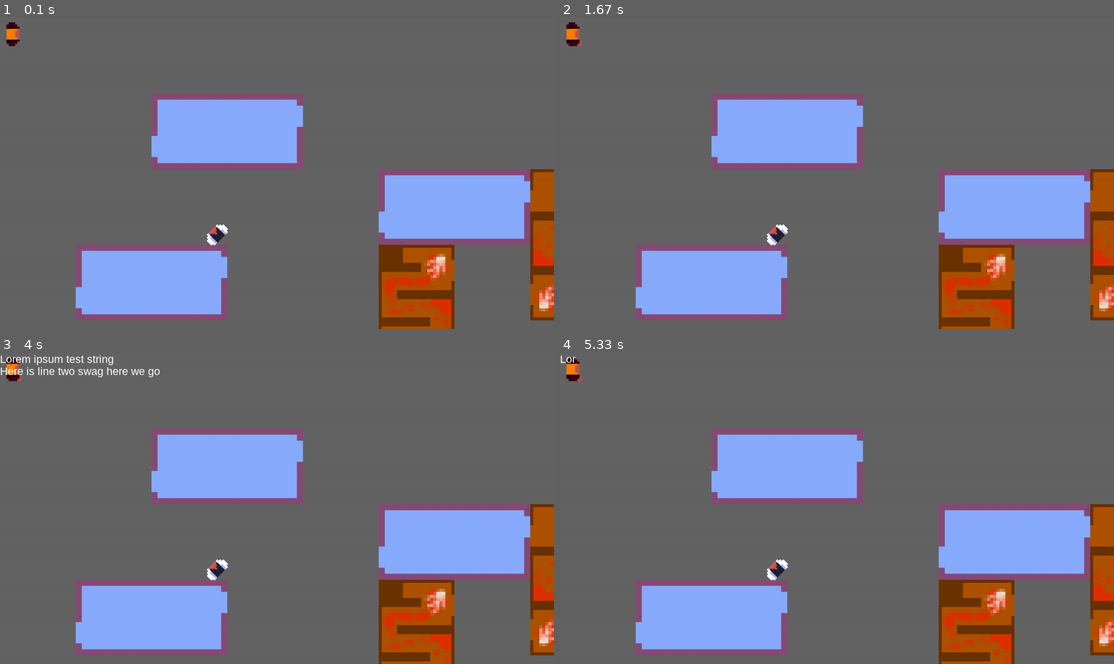
Above: before the commit, frames 1-4 (two rows, left to right).
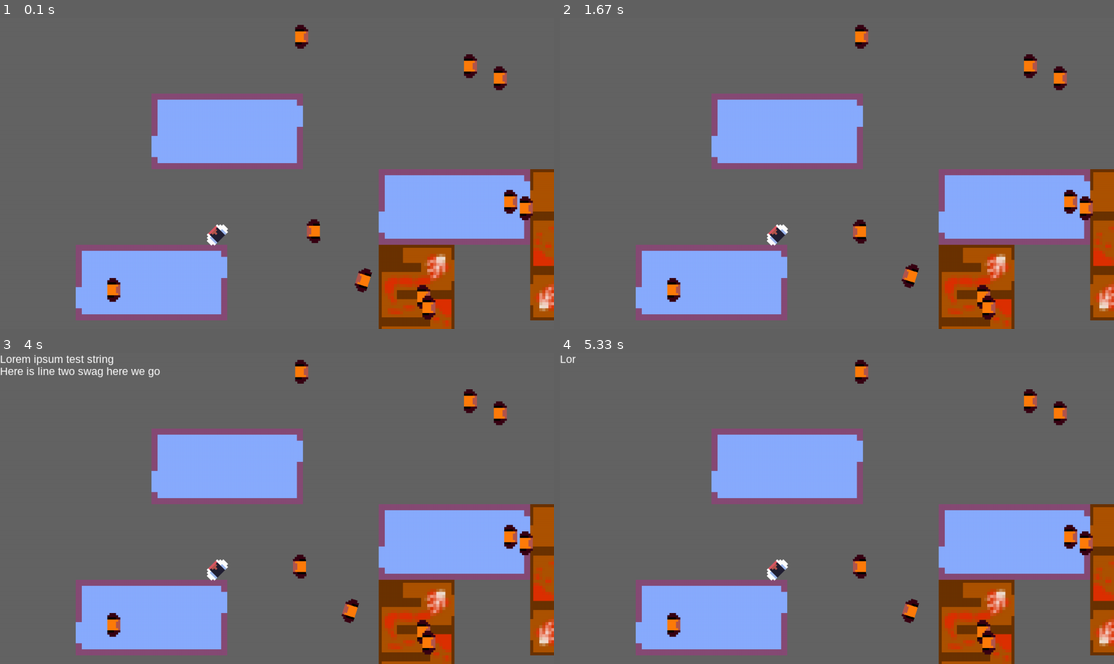
Above: after the commit, the same moments.

Repository: LeanHydra84/PyGames-2023
Game: pygame game, started from main.py
Same seed, same stepped clock (60 frames per second), same inputs: the game is played once before the commit and once after it.
Inputs (mouse positions are in pixels of both pictures, inside the frame that each line leads up to):
- Up to frame 1 (0.1 s): no input
- Up to frame 2 (1.67 s): tap J at 0.33, 0.73, 1.03, 1.23 s; hold D 0.67-1.13 s; hold W 1.17-1.47 s
- Up to frame 3 (4 s): click (144, 511) at 2.05 s; hold S 2.9-3.2 s; tap J at 2.97, 3.3, 3.6 s; hold A 3.23-3.63 s; click (105, 580) at 3.72 s
- Up to frame 4 (5.33 s): hold W 4-4.37 s; move the mouse to (920, 399) at 4.03 s; tap J at 4.07, 5.13 s; hold S from 5.07 s (still down)

The runs differ from the first frame. In frame 1, 1.8% of the frame differs, in the area x 1-97%, y 1-98%; in frame 2, 1.8%; in frame 3, 1.8%; in frame 4, 1.8%.

Commit message:
Super hacky line of sight targeting!!!!

Diff:
--- a/assets/hallmonitor.json
+++ b/assets/hallmonitor.json
@@ -2,7 +2,7 @@
     {
         "path": "assets\\shespriteonmy\\hallmonitor1.png",
         "dim": [2, 0],
-        "frames": 10,
+        "frames": 25,
         "transition": 0
     }
 ]
--- a/character/enemy.py
+++ b/character/enemy.py
@@ -1,6 +1,9 @@
 import pygame
 import rendering.stategraph as graph
 import character.feet as feet
+
+detectRange = 450**2
+splits = 32
 
 class HallMonitor(pygame.sprite.Sprite):
     def __init__(self, resources, rsFeet, state):
@@ -12,12 +15,26 @@
         self.image: pygame.Surface = None
         self.rect: pygame.Rect = None
 
+        self.speed = 2.1
+
         self.rotation = 0
-        self.position = pygame.Vector2(0, 0)
+        self.position = pygame.Vector2(100, 100)
 
-    def ai_tick(self):
+    # Suuuuper hacky line-of-sight pathing. Checks n (n=splits) points along line between self and player for colliders
+    def can_see_point(self, point: pygame.Vector2, map) -> bool:
+        direction = (point - self.position).normalize() * (self.position.distance_to(point) / splits)
+        for i in range(splits - 1):
+            if not map.get_collision_at_point(self.position + i * direction):
+                return False
+        return True
 
-        pass
+    def ai_tick(self, state):
+        targetPos: pygame.Vector2 = state.player.position
+
+        if self.position.distance_squared_to(targetPos) < detectRange and self.can_see_point(targetPos, state.map):
+            mov = (targetPos - self.position).normalize()
+            self.position += mov * self.speed
+            self.rotation = -(targetPos - self.position).as_polar()[1]
 
     def update(self, state):
 
@@ -29,11 +46,10 @@
         self.rect = self.image.get_rect()
 
         # AI TICK
-        self.ai_tick()
+        self.ai_tick(state)
 
         # Position
-        self.rect.x = self.position.x
-        self.rect.y = self.position.y
+        self.rect.center = self.position
 
 # DEPRECATED
 def create_enemy_hallmonitor_test(scale):
--- a/main.py
+++ b/main.py
@@ -7,6 +7,8 @@
 from rendering.layerManager import LayerManager
 from capture.menu import build_pause_menu
 from capture.textbox import Textbox
+
+import random as rand
 
 SCREENSIZE = (1280, 720)
 backgroundColor = pygame.Color(100, 100, 100, 255)
@@ -27,12 +29,23 @@
     def togglepause(self):
         self.paused = not self.paused
 
+def init_enemy(layersObj, state):
+    pos = pygame.Vector2(rand.randint(0, SCREENSIZE[0]), rand.randint(0, SCREENSIZE[1]))
+    en = HallMonitor(state.RESOURCES.HALLMONITOR, state.RESOURCES.FEET, state)
+    en.position = pos
+
+    layersObj.add_to("Enemies", en)
+    layersObj.add_to("Feet", en.feet)
+
 def main():
     pygame.init()
 
     state = State()
 
     screen = pygame.display.set_mode(SCREENSIZE)
+
+    state.DEBUGSCREEN = screen
+
     clock = pygame.time.Clock()
     pygame.display.set_caption("School Game")
 
@@ -46,22 +59,24 @@
 
     state.player = Player(state.RESOURCES.PLAYER, state.RESOURCES.FEET)
 
-    enemy1 = HallMonitor(state.RESOURCES.HALLMONITOR, state.RESOURCES.FEET, state)
+    #enemy1 = HallMonitor(state.RESOURCES.HALLMONITOR, state.RESOURCES.FEET, state)
 
     layers = LayerManager()
-
     layers.add(state.map.group, "Map")
 
-    layers.add_new("Pickups")
+    layers.add_new("Pickups", True)
     layers.add_new("Feet")
-    layers.add_new("Enemies")
-    layers.add_new("Character")
+    layers.add_new("Enemies", True)
+    layers.add_new("Character", True)
 
     layers.add_to("Character", state.player)
-    layers.add_to("Enemies", enemy1)
+    #layers.add_to("Enemies", enemy1)
 
     layers.add_to("Feet", state.player.feet)
-    layers.add_to("Feet", enemy1.feet)
+    #layers.add_to("Feet", enemy1.feet)
+
+    for i in range(10):
+        init_enemy(layers, state)
 
     pauseMenu = build_pause_menu(state)
     text = Textbox(state)
@@ -90,7 +105,6 @@
                     text.read("Lorem ipsum test string\nHere is line two swag here we go")
                     text.togglecapture()
                     state.pause()
-
 
 
                 if event.key == pygame.K_w:
--- a/map/room_creator.py
+++ b/map/room_creator.py
@@ -84,6 +84,16 @@
 
         pass
 
+    def get_collision_at_point(self, point) -> bool:
+        for x in self.group:
+            if x.rect.collidepoint(point):
+                col: pygame.Surface = x.collider
+                color = col.get_at( (int(point.x - x.rect.x), int(point.y - x.rect.y)) )
+                if color.r == 255:
+                    return True
+                return False
+        return True
+
     def get_inside(self, sprite : pygame.sprite.Sprite):
         collist = pygame.sprite.spritecollide(sprite, self.group, False)
         if len(collist) > 0:
--- a/rendering/animation_set.py
+++ b/rendering/animation_set.py
@@ -4,7 +4,7 @@
 
 ImageBase = namedtuple('ImageBase', 'img dimension speed')
 
-class AnimationGraph:
+class AnimationCollection:
     def __init__(self, jsonPath: str, scale: float):
         decoder = json.decoder.JSONDecoder()
 
--- a/rendering/layerManager.py
+++ b/rendering/layerManager.py
@@ -1,7 +1,7 @@
 import pygame
 from collections import namedtuple
 
-layertype = namedtuple("Layer", "layer name")
+layertype = namedtuple("Layer", "layer name doupdate")
 
 # Add support for update() function
 """
@@ -21,13 +21,13 @@
     def __init__(self):
         self.layers : list[layertype] = []
 
-    def add(self, group: pygame.sprite.Group, name: str):
-        self.layers.append( layertype(group, name) )
+    def add(self, group: pygame.sprite.Group, name: str, doUpdate: bool = False):
+        self.layers.append( layertype(group, name, doUpdate) )
         return group
 
-    def add_new(self, name: str):
+    def add_new(self, name: str, doUpdate: bool = False):
         newgroup = pygame.sprite.Group()
-        self.layers.append( layertype( newgroup, name ) )
+        self.layers.append( layertype( newgroup, name, doUpdate ) )
         return newgroup
 
     def add_to(self, name: str, obj: pygame.sprite.Sprite):
@@ -54,4 +54,5 @@
 
     def update(self, state):
         for layer in self.layers:
-            layer.layer.update(state)
+            if layer.doupdate:
+                layer.layer.update(state)
--- a/rendering/resources.py
+++ b/rendering/resources.py
@@ -1,4 +1,4 @@
-from rendering.animation_set import AnimationGraph
+from rendering.animation_set import AnimationCollection
 
 class GlobalResources:
     def __init__(self, scale):
@@ -6,9 +6,9 @@
 
     def load(self):
 
-        self.PLAYER = AnimationGraph("assets\\player.json", self.scale)
-        self.HALLMONITOR = AnimationGraph("assets\\hallmonitor.json", self.scale)
-        self.FEET = AnimationGraph("assets\\feet.json", self.scale)
+        self.PLAYER = AnimationCollection("assets\\player.json", self.scale)
+        self.HALLMONITOR = AnimationCollection("assets\\hallmonitor.json", self.scale)
+        self.FEET = AnimationCollection("assets\\feet.json", self.scale)
 
     def release(self):
         del self.PLAYER
--- a/rendering/stategraph.py
+++ b/rendering/stategraph.py
@@ -5,7 +5,7 @@
 # Consider optimizing the frames using SubSurfaces instead of blit copies
 
 class StateGraph:
-    def __init__(self, animationset: rendering.animation_set.AnimationGraph):
+    def __init__(self, animationset: rendering.animation_set.AnimationCollection):
 
         self.states:  list[ImageBase] = animationset.states
         self.transfergraph: list[int] = animationset.transitions
Binary file added: assets/menu_test/paused.png
Binary file added: assets/pickups/key.png
Binary file added: assets/pickups/ruler.png
